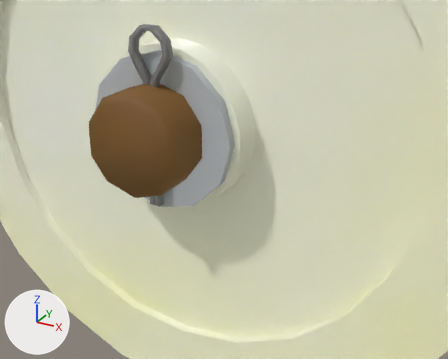
The COLLADA model webapp/public/vl/ph-mpd-fcm/scene/ph-mpd-fcm.dae as it was, and as the next commit left it.
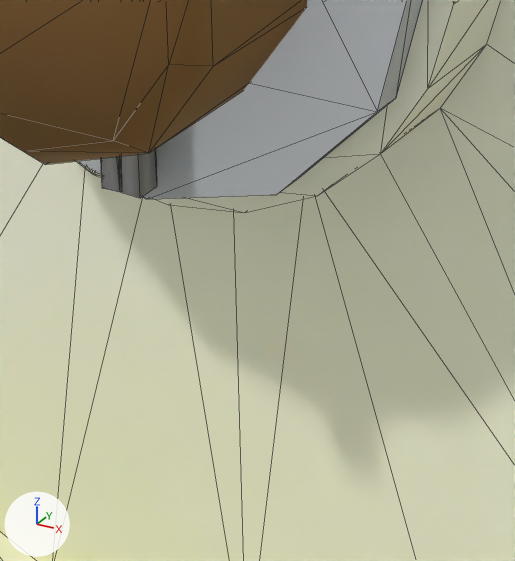
There are two pictures of each version: one from a camera (50 mm lens) standing at (5.1619, -0.6173, 22.5527) and looking at (4.8639, -0.0756, 22.2818), one close up on the part from 28% to 57% of the width and 44% to 83% of the height. Every picture has the same lights, and +X, +Y and +Z are marked at lower left. The close-ups show mesh edges as thin lines. Where no turn or scale is listed for an object, it has been applied to the vertices. Vertices at the same position are counted once.

Names of what the first close-up shows: 'Circle_004', 'Plane_006', 'pulley', 'supportConsole'.
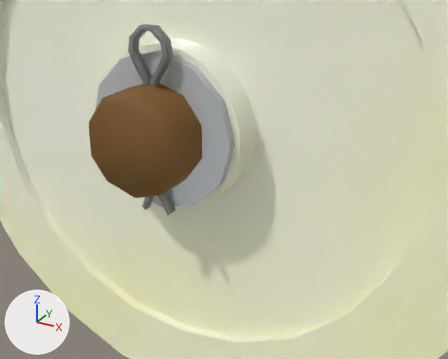
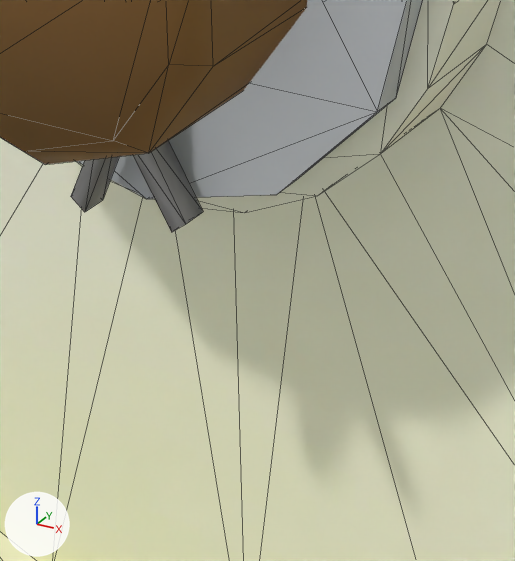
Boxes (x1, y1, x2, y2) around the edits, measured in the close-ups (515 x 561 px):
```json
{"object": "Plane_006", "change": "reshaped", "before": [101, 149, 157, 198], "after": [71, 141, 203, 232]}
```

Edits to the scene script, one JSON object a line:
```json
{"block": "me_plane_015", "where": "# used by ob_plane_006; location = (4.8035, -0.1172, 22.4056)"}
{"op": "remove", "block": "me_plane_015", "code": "me_plane_015.from_pydata(...)  # 48 vertices, 88 faces; spans x -0.023..0.025, y -0.004..0.004, z -0.15..0.042"}
{"op": "add", "block": "me_plane_015", "code": "me_plane_015.from_pydata(...)  # 56 vertices, 104 faces; spans x -0.023..0.025, y -0.004..0.004, z -0.158..0.042"}
{"block": "me_plane_015", "change": "me_plane_015 part 1"}
{"block": "me_plane_015", "change": "3 vertices are removed from x -0.006..0.006, y -0.004..0.004, z -0.15..-0.149"}
{"block": "me_plane_015", "change": "9 faces are deleted"}
{"block": "me_plane_015", "change": "4 vertices in x -0.006..0.0, y -0.004..0.004, z -0.15..-0.149 move by (0.0, 0.0, 0.02)"}
{"block": "me_plane_015", "change": "1 vertex moves from x 0.006, y 0.004, z -0.15 to x 0.006, y 0.004, z -0.127"}
{"block": "me_plane_015", "change": "5 vertices are added at (0.016, -0.004, -0.158), (0.021, -0.004, -0.154), (-0.013, -0.004, -0.158), (-0.017, -0.004, -0.155), (0.006, -0.004, -0.127)"}
{"block": "me_plane_015", "change": "6 new vertices lie (0.0, 0.008, 0.0) away from vertices in x -0.017..0.021, y -0.004, z -0.158..-0.149"}
{"block": "me_plane_015", "change": "25 new faces join them"}
```
